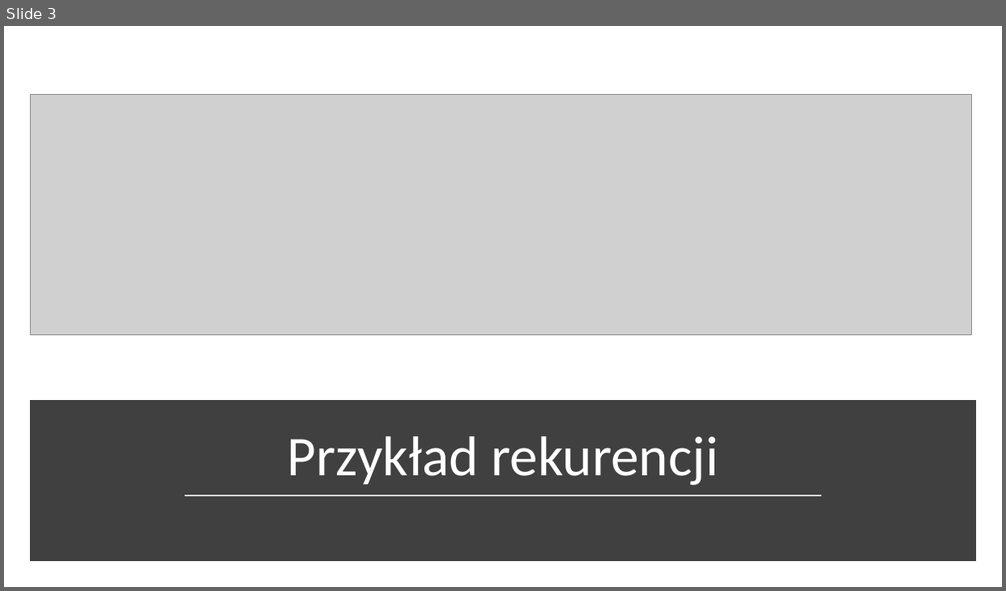
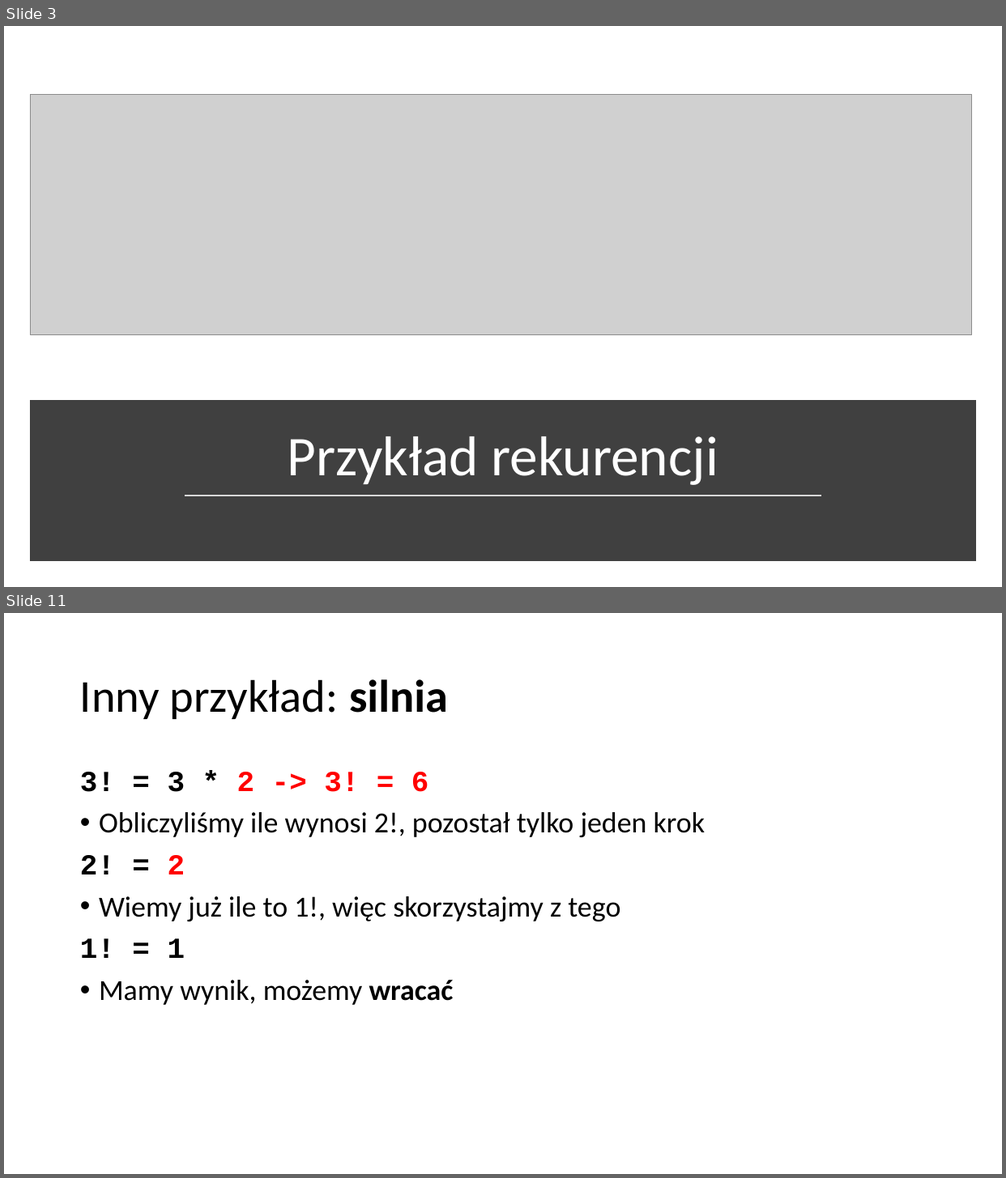
Before and after one commit to blackbat13/CS-HTiEW, a slide deck: Wprowadzenie do rekurencji/I. Wprowadzenie do rekurencji/Rekurencja.pptx. Shown one above the other, each under a label of ours: slide 3 before the commit, slides 3 and 11 after it; the slides between them are not shown. The pictures are 1006x591 and 1006x1178 pixels, drawn with LibreOffice and Linux fonts; fonts in the diff are those of the drawing; grey boxes stand for pictures. Boxes give left, top, right and bottom in pixels: in the first picture for what was removed or moved away, otherwise in the second. Text is boxed around its words. In the diff, an @@ line names an element or a change of style, - is before the commit and + after.

Commit message:
Zmieniono przedstawienie przykładu z silnią

```diff
--- a/Wprowadzenie do rekurencji/I. Wprowadzenie do rekurencji/Rekurencja.pptx
+++ b/Wprowadzenie do rekurencji/I. Wprowadzenie do rekurencji/Rekurencja.pptx
@@ slide 11 added at (x1=4, y1=613, x2=1002, y2=1174), background #FFFFFF @@
@@ title added at (x1=80, y1=679, x2=448, y2=719), 44 pt, text #000000 @@
+Inny przykład: silnia
@@ text added at (x1=80, y1=772, x2=705, y2=1005), 28 pt, text #000000 @@
+3! = 3 * 2 -> 3! = 6
+• Obliczyliśmy ile wynosi 2!, pozostał tylko jeden krok
+2! = 2
+• Wiemy już ile to 1!, więc skorzystajmy z tego
+1! = 1
+• Mamy wynik, możemy wracać
```
Also in this commit, not shown: 1 slide changed, 9 other slides added.
